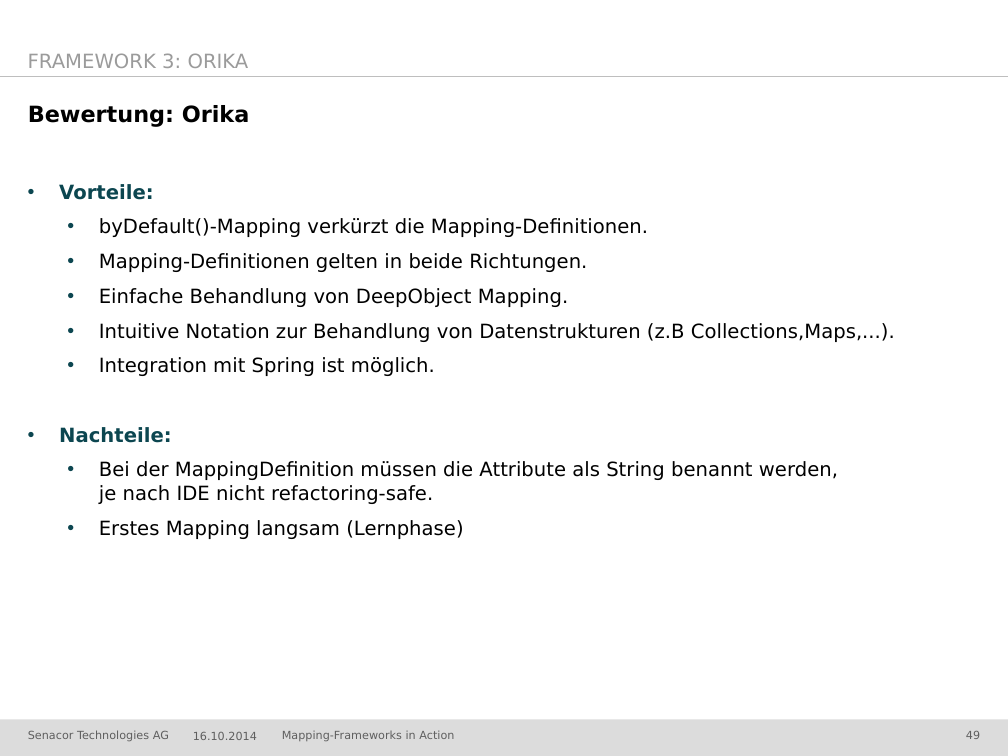
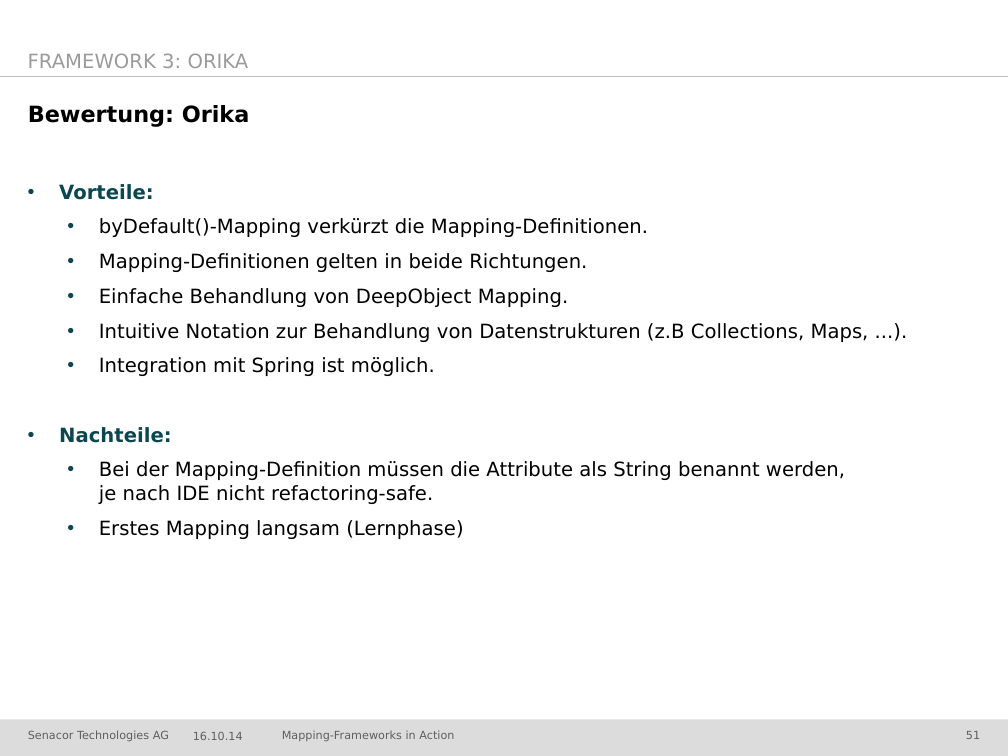
Before and after one commit to jschwalb/Mappings, a slide deck: slide 51 of presentation.pptx (slide 49 before the commit). Drawn at 1008x756 pixels with LibreOffice and Linux fonts; fonts in the diff are those of the drawing; background and template pictures are left out. Boxes give left, top, right and bottom in pixels: in the first picture for what was removed or moved away, otherwise in the second. Text is boxed around its words. In the diff, an @@ line names an element or a change of style, - is before the commit and + after.

Commit message:
kleinere Schreibfehler und Darstellung bei Orika

```diff
--- a/presentation.pptx
+++ b/presentation.pptx
@@ text at (x1=99, y1=323, x2=869, y2=342): spaces changed @@
-    • Intuitive Notation zur Behandlung von Datenstrukturen (z.B Collections,Maps,...).
+    • Intuitive Notation zur Behandlung von Datenstrukturen (z.B Collections, Maps, ...).
@@ text at (x1=99, y1=461, x2=845, y2=504): text changed @@
-    • Bei der MappingDefinition müssen die Attribute als String benannt werden,
-      je nach IDE nicht refactoring-safe.
+    • Bei der Mapping-Definition müssen die Attribute als String benannt werden,
+      je nach IDE nicht refactoring-safe.
@@ text at (x1=193, y1=732, x2=243, y2=740): text changed @@
-16.10.2014
+16.10.14
@@ page number at (x1=966, y1=731, x2=980, y2=739): text changed @@
-49
+51
```
Also in this commit, not shown: 57 other slides changed, 2 slides added.
